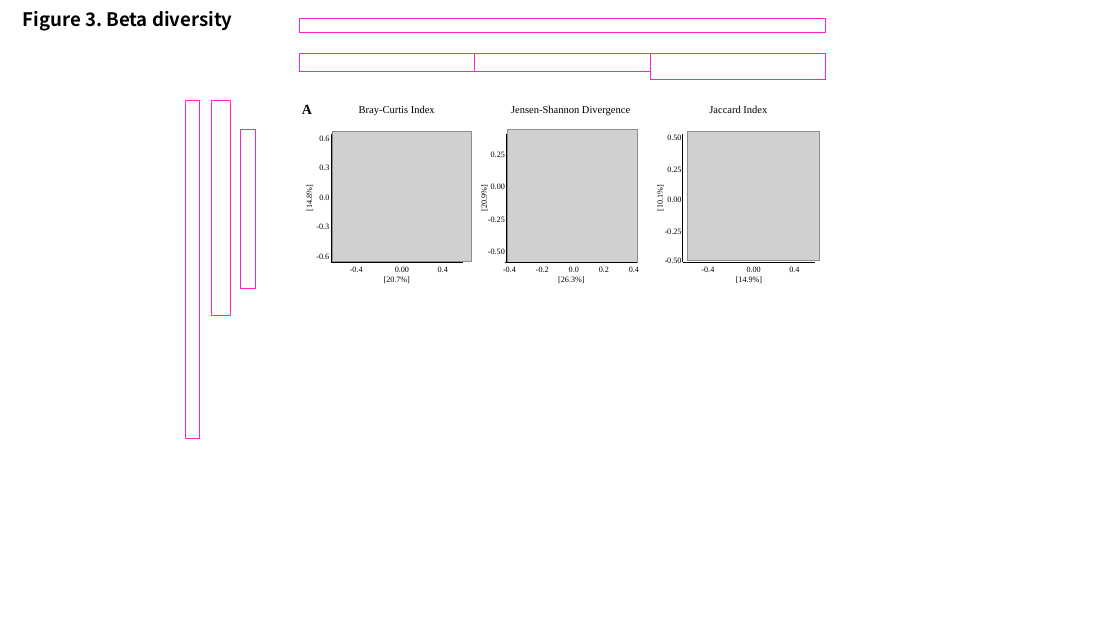
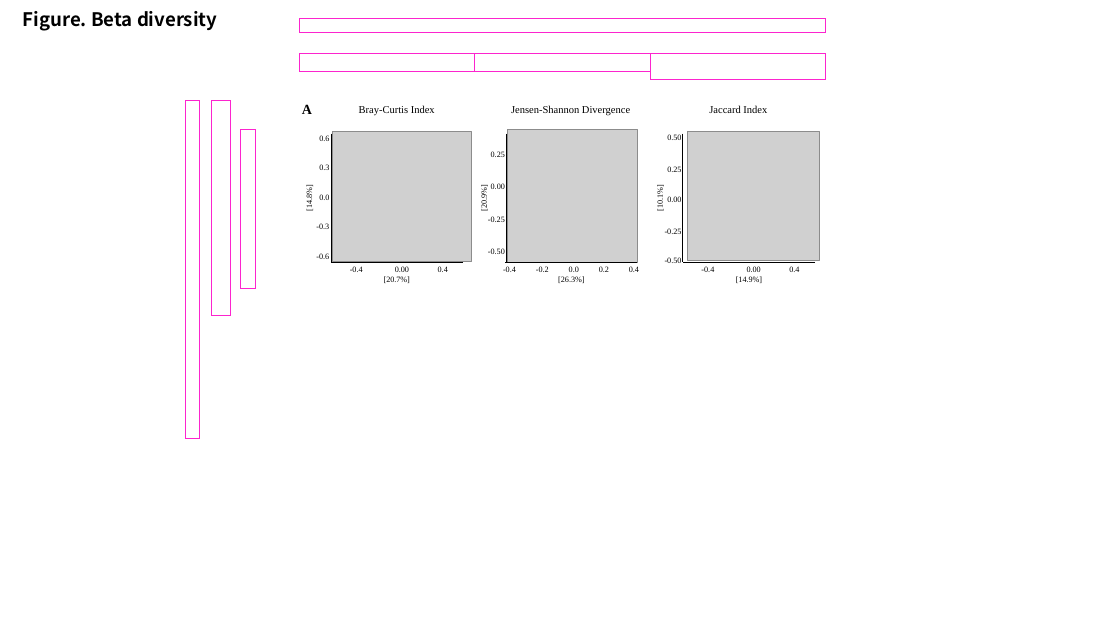
Before and after one commit to youngPath12/microbiom-team-1, a slide deck: slide 4 of 논문 figure.pptx. Drawn at 1120x630 pixels with LibreOffice and Linux fonts; fonts in the diff are those of the drawing; grey boxes stand for pictures. Boxes give left, top, right and bottom in pixels: in the first picture for what was removed or moved away, otherwise in the second. Text is boxed around its words. In the diff, an @@ line names an element or a change of style, - is before the commit and + after.

```diff
--- a/논문 figure.pptx
+++ b/논문 figure.pptx
@@ text at bbox=[23, 11, 217, 31]: text changed @@
-Figure 3. Beta diversity
+Figure. Beta diversity
```
Also in this commit, not shown: 6 other slides changed, 1 slide added, 1 slide removed.
